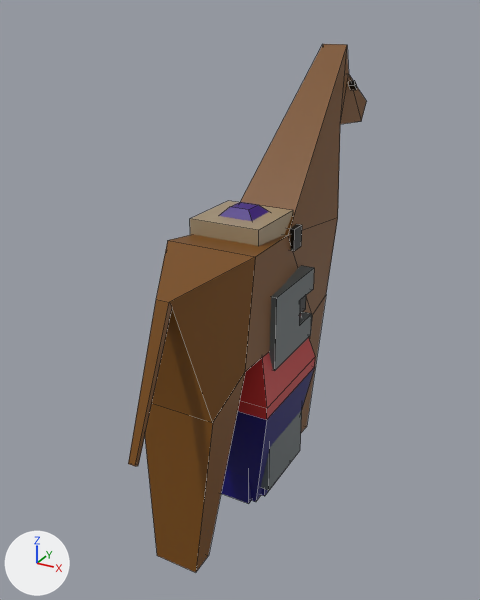
An edit to the FBX model Assets/Models/Medieval.fbx_Characters/Medieval.fbx_Characters.fbx, drawn before and after from the same camera.
Rendered twice from a 50 mm camera at (1.84, -3.37, 3.02) aimed at (-0.07, 0.1, 1.28). Arrows for +X, +Y and +Z are at lower left; the lights stay in place. Mesh edges are drawn as thin lines.

Script lines for the objects in view, before the commit:
```python
me_cube_001 = bpy.data.meshes.new('Cube.001')
me_cube_001.from_pydata(...)  # 40 vertices, 34 faces; spans x -0.36..0.36, y -0.36..0.36, z 0.0..1.89
# faces by material slot: [5, 12, 5, 12]
me_cube_001.materials.append(mat_skin)  # beige #a59173
me_cube_001.materials.append(mat_shirt)  # red #b92a2a
me_cube_001.materials.append(mat_pants)  # dark blue #0b006d
me_cube_001.materials.append(mat_d)  # black #000000
me_cube_023 = bpy.data.meshes.new('Cube.023')
me_cube_023.from_pydata(...)  # 44 vertices, 36 faces; spans x -0.15..0.16, y -0.14..0.17, z 0.0..1.94
# faces by material slot: [6, 4, 4, 12, 10]
me_cube_023.materials.append(mat_skin)  # beige #a59173
me_cube_023.materials.append(mat_shirt)  # red #b92a2a
me_cube_023.materials.append(mat_pants)  # dark blue #0b006d
me_cube_023.materials.append(mat_d)  # black #000000
me_cube_023.materials.append(mat_f)  # purple #390480
me_cube_024 = bpy.data.meshes.new('Cube.024')
me_cube_024.from_pydata(...)  # 32 vertices, 26 faces; spans x -0.23..0.2, y -0.26..0.21, z 0.0..1.54
# faces by material slot: [6, 4, 4, 12]
me_cube_024.materials.append(mat_skin)  # beige #a59173
me_cube_024.materials.append(mat_shirt)  # red #b92a2a
me_cube_024.materials.append(mat_pants)  # dark blue #0b006d
me_cube_024.materials.append(mat_d_001)  # black #000000
ob_largeman = bpy.data.objects.new('LargeMan', me_cube_001)
ob_largeman.location = (0.0, 0.0, 0.0)
ob_mediumman = bpy.data.objects.new('MediumMan', me_cube_024)
ob_mediumman.location = (0.0, 0.0, 0.0)
ob_wizard = bpy.data.objects.new('Wizard', me_cube_023)
ob_wizard.location = (0.0, 0.0, 0.0)
# also in view: 'Horse' at (0.04, 0.22, 1.38); 'Knight' at (0.03, 0.07, 0.75)
```
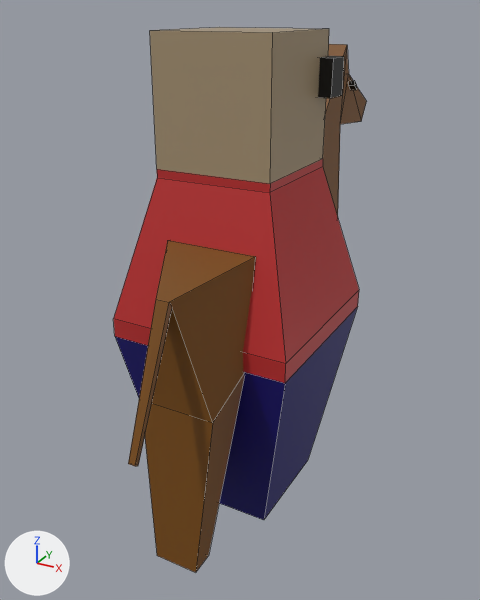
What differs and where, as boxes [x1, y1, x2, y2] in the pictures (480 x 600 px):
'LargeMan', mesh rescaled: before [190, 201, 315, 502]; after [113, 27, 359, 520]
'Wizard', reshaped (not visible afterwards): before [219, 202, 269, 221]
'Knight', unchanged, covered by the edit: before [261, 265, 314, 496]

The edits, one by one:
me_cube_001 has 40 vertices, 34 faces and spans x -0.36..0.36, y -0.36..0.36, z 0.0..1.89.
me_cube_001 is used by ob_largeman; location (0.0, 0.0, 0.0).
me_cube_001 part 2: the whole mesh is scaled about the mesh origin by (1.56, 1.56, 1.54).
me_cube_023 is used by ob_wizard; location (0.0, 0.0, 0.0).
me_cube_023 had 44 vertices, 36 faces and spanned x -0.15..0.16, y -0.14..0.17, z 0.0..1.94.
me_cube_023 now has 56 vertices, 48 faces and spans x -0.29..0.3, y -0.28..0.31, z 0.0..2.13.
Part 1, on me_cube_023:
4 faces are deleted.
8 vertices move from x -0.15..0.16, y -0.14..0.17, z 1.85..1.94 to x -0.27..0.27, y -0.25..0.29, z 1.47..2.13.
12 vertices are added at x -0.29..0.3, y -0.28..0.31, z 1.55..1.85.
16 new faces join them, mat_f (purple #390480).
